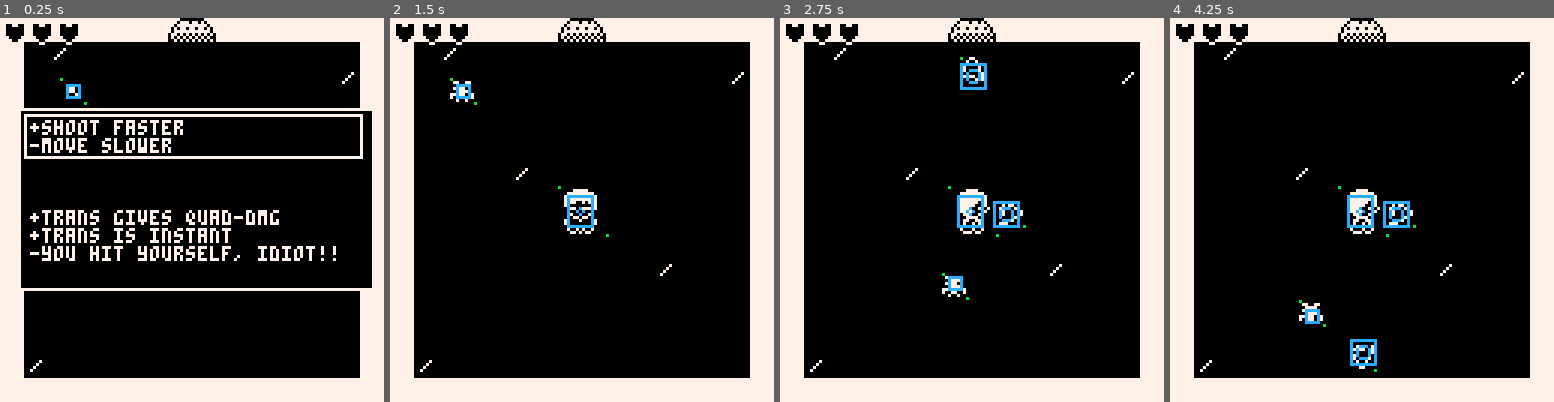
Above: before the commit, frames 1-4 (left to right).
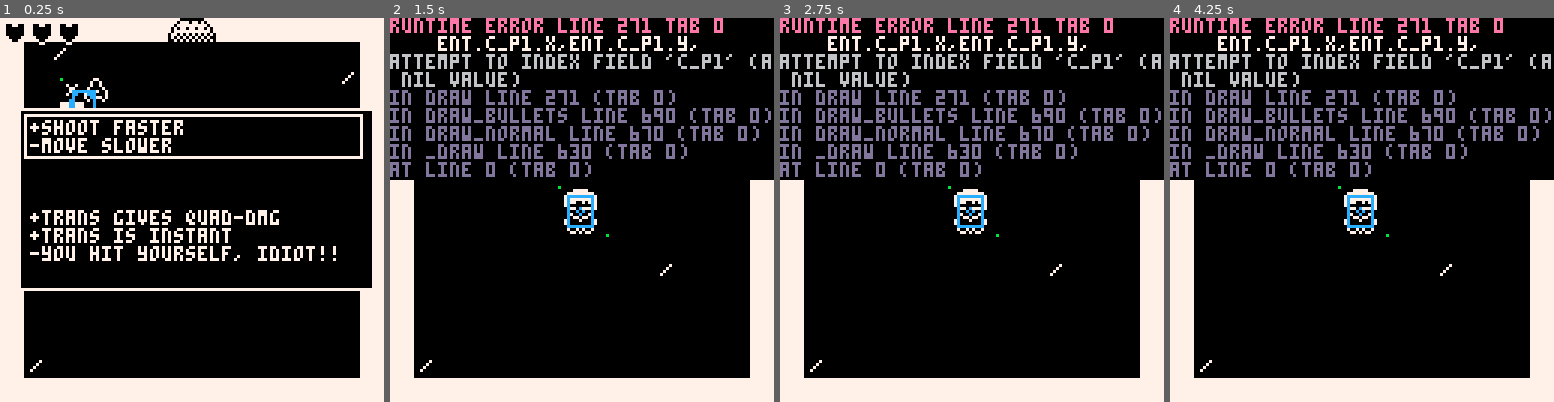
Above: after the commit, the same moments.

Repository: dresseswithpockets/bitjam3
Game: PICO-8 cartridge game.p8
Same seed, same stepped clock (60 frames per second), same inputs: the game is played once before the commit and once after it.
Inputs:
- Up to frame 1 (0.25 s): no input
- Up to frame 2 (1.5 s): tap X (X key) at 0.33, 1.07 s; tap O (Z key) at 0.7 s
- Up to frame 3 (2.75 s): hold Right 1.6-2.1 s; tap O (Z key) at 1.7, 2.1, 2.5 s; tap X (X key) at 1.85 s; hold Up 2.15-2.42 s; hold Right from 2.47 s (still down)
- Up to frame 4 (4.25 s): tap O (Z key) every 0.4 s from 2.9 to 4.1 s; tap X (X key) at 2.97, 4.08 s; release Right at 3.03 s; hold Left 3.08-3.58 s; hold Down 3.63-3.97 s; hold Right from 4.02 s (still down)

The runs differ from the first frame. In frame 1, 0.4% of the frame differs, in the area x 15-29%, y 15-24%; in frame 2, 17%; in frame 3, 19%; in frame 4, 19%, in the area x 0-100%, y 0-93%.
Error after the commit: runtime error line 271 tab 0; ent.c_p1.x,ent.c_p1.y,; attempt to index field 'c_p1' (a nil value)

Commit message:
refactor heavy enemy

Diff:
--- a/game.p8
+++ b/game.p8
@@ -357,8 +357,8 @@
  floor=floor_from_plan(plan)
  room=floor[cell_x][cell_y]
  --add(room.enemies,e_walker(vec(20,20)))
- add(room.enemies,e_jumper(vec(20,20)))
- --add(room.enemies,e_heavy(vec(2,2)))
+ --add(room.enemies,e_jumper(vec(20,20)))
+ add(room.enemies,e_heavy(vec(20,20)))
 
  ply.upd_coords()
  room.enemies[1].upd_coords()
@@ -581,8 +581,8 @@
 function update_bullets()
  for i=#bullets,1,-1 do
   local bul=bullets[i]
-  bul:upd_coords()
-  bul:upd_spr()
+  bul.upd_coords()
+  bul.upd_spr()
   local bx,by=v_unpck(bul.s_center)
   if bx<0 or
     bx>256 or
@@ -1705,73 +1705,66 @@
  return e
 end
 
-function e_heavy(tile)
+function e_heavy(pos)
  local state_normal=0
  local state_waitshoot=1
- local self={
-  tile=tile,
-  tile_frac=v_cpy(v_zero),
-  velocity=v_cpy(v_zero),
-  -- drawing
-  sx=56,sy=0,
-  spr_size=vector(16,16),
-  -- collision
-  radius=4,
-  ox=4,oy=4,
-  w=7,h=8,
-
-  spd=8/60,
-
-  health=100,
-
-  -- will always stay away
-  -- from this distance to the player
-  min_dist=40,
-  -- moves towards the player until
-  -- its less than this distance
-  -- then attacks
-  keep_dist=70,
-  -- todo: add another distance
-  --  to fix for jitter between
-  --  min_ist and keep_dist
-  next_shot_delay=90,
-  pre_shot_delay=30,
-
-  -- 3/4 pi radians
-  shot_arc=0.375,
-  shot_count=5,
-  shot_start_radius=8,
-  shot_life=15,
-  shot_spd=2.25,
- }
-
- self.next_shot_timer=0
- self.pre_shot_timer=0
- self.sqr_min_dist=self.min_dist*self.min_dist
- self.sqr_keep_dist=self.keep_dist*self.keep_dist
-
- function self.update()
-  local pcenter=center(ply)
-  local ecenter=center(self)
-  local d=v_dstsq(ecenter,pcenter)
-	 local too_close=check_vdst(ecenter,pcenter,self.min_dist) and d<self.sqr_min_dist
-	 local close_enough=check_vdst(ecenter,pcenter,self.keep_dist) and d<self.sqr_keep_dist
-
-	 if self.next_shot_timer>0 then
-	  self.next_shot_timer-=1
+ local e=enemy(
+  pos,
+  4,
+  vec(4,4),
+  vec(7,8),
+  -- spr can be either 5 or 6
+  vec(56,0),
+  vec(16,16),
+  100) -- health
+
+ e.spd=8/60
+
+ -- will always stay away
+ -- from this distance to the player
+ e.min_dist=40
+ -- moves towards the player until
+ -- its less than this distance
+ -- then attacks
+ e.keep_dist=70
+ -- todo: add another distance
+ --  to fix for jitter between
+ --  min_ist and keep_dist
+ e.next_shot_delay=90
+ e.pre_shot_delay=30
+
+ -- 3/4 pi radians
+ e.shot_arc=0.375
+ e.shot_count=5
+ e.shot_start_radius=8
+ e.shot_life=15
+ e.shot_spd=2.25
+
+ e.next_shot_timer=0
+ e.pre_shot_timer=0
+ e.sqr_min_dist=e.min_dist*e.min_dist
+ e.sqr_keep_dist=e.keep_dist*e.keep_dist
+
+ function e.update()
+  local d=v_dstsq(e.c_center,ply.c_center)
+	 local too_close=check_vdst(e.c_center,ply.c_center,e.min_dist) and d<e.sqr_min_dist
+	 local close_enough=check_vdst(e.c_center,ply.c_center,e.keep_dist) and d<e.sqr_keep_dist
+
+	 if e.next_shot_timer>0 then
+	  e.next_shot_timer-=1
 	  -- if i'm not able to shoot
 	  -- then dont stop to shoot
-	  if self.next_shot_timer>0 then
+	  if e.next_shot_timer>0 then
 	   close_enough=false
 	  end
 	 end
 
-	 if self.pre_shot_timer>0 then
-	  self.pre_shot_timer-=1
+	 if e.pre_shot_timer>0 then
+	  e.pre_shot_timer-=1
 	  -- shoot at ply!
-	  if self.pre_shot_timer==0 then
-	   self:shoot_ply()
-	   self.next_shot_timer=self.next_shot_delay
+	  if e.pre_shot_timer==0 then
+	   e.shoot_ply()
+	   e.next_shot_timer=e.next_shot_delay
 	  elseif not too_close then
 	   return true
 	  end
@@ -1780,30 +1773,38 @@
 	 -- if im just close enough to
 	 -- ply, stand still and shoot
 	 if close_enough then
-	  self.velocity=v_cpy(v_zero)
-	  self.pre_shot_timer=self.pre_shot_delay
+	  e.vel=v_cpy(v_zero)
+	  e.pre_shot_timer=e.pre_shot_delay
 	 end
 
 	 -- if im too close to ply
 	 -- then move back in the
 	 -- opposite direction
 	 if too_close then
-   self.velocity=v_mul(v_dir(ecenter,pcenter),-self.spd)
+   e.vel=v_mul(v_dir(e.c_center,ply.c_center),-e.spd)
 	 elseif not close_enough then
-   self.velocity=v_mul(v_dir(ecenter,pcenter),self.spd)
+   e.vel=v_mul(v_dir(e.c_center,ply.c_center),e.spd)
 	 end
 
-	 move_ent(self)
-	 if aabb(self,ply) then
+	 e.move()
+	 if e.aabb(ply) then
 	  dmg_ply()
 	 end
  end
 
- self.shoot_ply=e_shoot_ply(self)
- self.draw=e_draw_func(self)
- self.dmg=e_dmg_func(self)
-
- return self
+ function e.shoot_ply()
+  shoot_multi(
+  	e.c_center,
+   v_dir(e.c_center,ply.c_center),
+  	e.shot_arc,
+  	e.shot_count,
+  	e.shot_start_radius,
+  	e.shot_life,
+  	e.shot_spd,
+  	e.shot_fac)
+ end
+
+ return e
 end
 
 function lerp(a,b,t)
